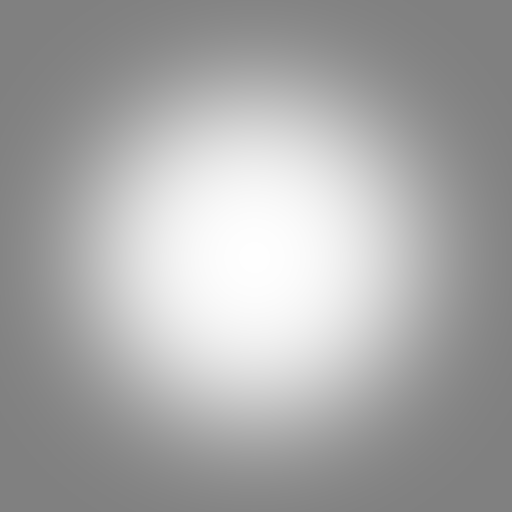
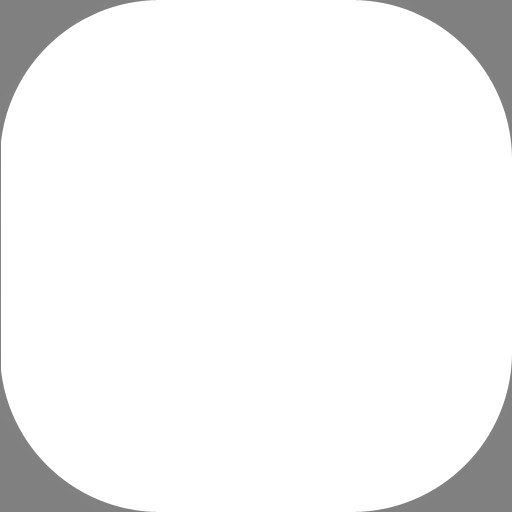
Layered file, before and after one edit (512x512). Changes by layer:
added layer "Square Rounded 160" above "Square Rounded_80" over [1, 0, 512, 512]
